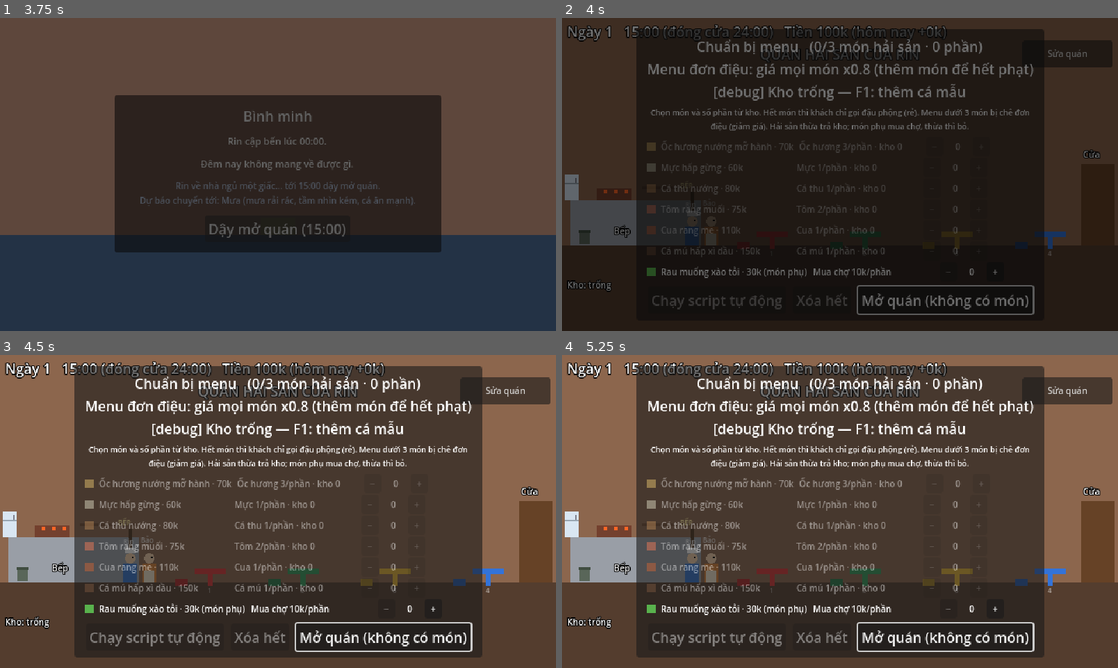
Above: before the commit, frames 1-4 (two rows, left to right).
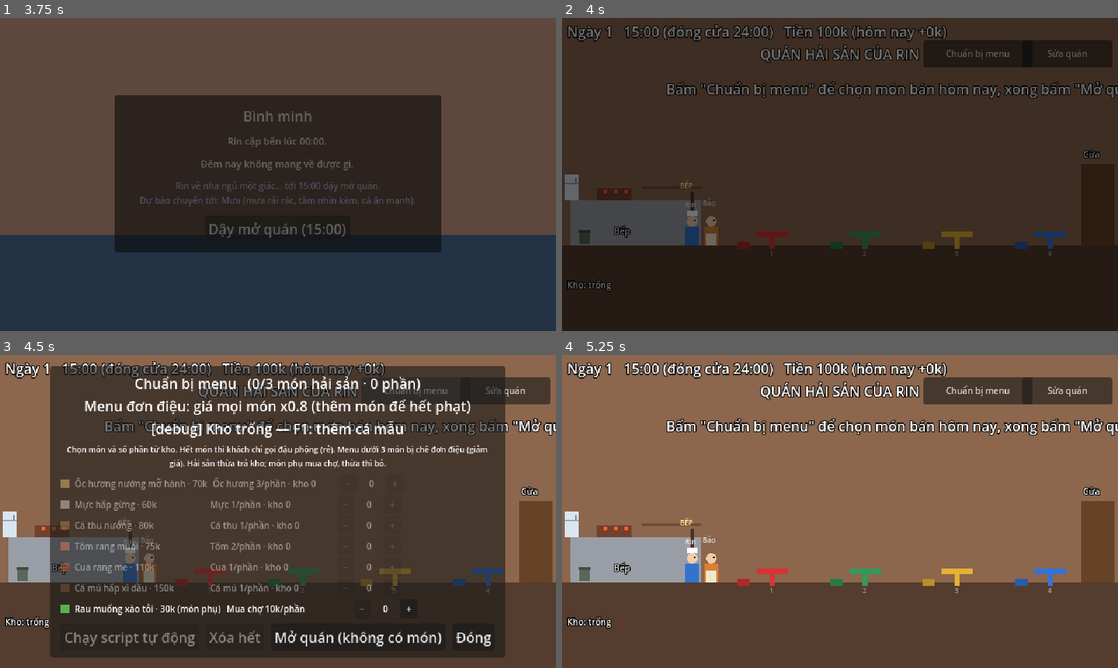
Above: after the commit, the same moments.

Repository: Th1nh2411/tide-then-table
Game: Godot game, scene res://scenes/main_menu/main_menu.tscn
Same seed, same stepped clock (60 frames per second), same inputs: the game is played once before the commit and once after it.
Inputs (mouse positions are in pixels of both pictures, inside the frame that each line leads up to):
- Up to frame 1 (3.75 s): click "Chơi mới" at 0.5 s; tap Enter at 1.25 s; move the mouse to (400, 158) at 1.27 s; hold D (turn_right) 1.28-2 s; hold Space (cast) 1.28-2 s; click (400, 158) at 1.42 s; click "Về nhà ngủ →" at 2 s; drag from (166, 190) to (250, 237) at 2.77 s; click "Dậy mở quán (15:00)" at 3.5 s
- Up to frame 2 (4 s): no input
- Up to frame 3 (4.5 s): click (417, 392) at 4.25 s, where only the run after the commit has a clickable "Chuẩn bị menu"
- Up to frame 4 (5.25 s): click (1034, 636) at 5 s, where only the run after the commit has a clickable "Đóng"

Frame 1 is identical in both runs. In frame 2, 47% of the frame differs, in the area x 13-100%, y 3-95%; in frame 3, 17%; in frame 4, 66%, in the area x 13-100%, y 3-97%.

Commit message:
feat(restaurant): pinned "Chuẩn bị menu" button instead of forcing the menu panel; panel gets a close button

Diff:
--- a/scenes/restaurant/menu_setup_panel.gd
+++ b/scenes/restaurant/menu_setup_panel.gd
@@ -3,8 +3,11 @@
 ## Pre-shift menu builder (Dave the Diver style). One row per dish with
 ## +/- portion buttons. Seafood dishes need a free menu slot and enough
 ## ingredients in storage; market dishes (side dishes) need money instead.
+## Opened by the pinned "Chuẩn bị menu" button; "Đóng" hides it (the plan is
+## kept), "Mở quán" opens the shop.
 
 signal confirmed
+signal closed
 
 @export var font_size: int = 10
 @export var swatch_size: Vector2 = Vector2(10, 10)
@@ -40,6 +43,12 @@
 	_auto_button.pressed.connect(func() -> void: _plan.auto_fill(_menu.dishes, GameState.storage))
 	_clear_button.pressed.connect(func() -> void: _plan.clear(GameState.storage))
 	_open_button.pressed.connect(func() -> void: confirmed.emit())
+	var close_button := Button.new()
+	close_button.text = "Đóng"
+	close_button.pressed.connect(func() -> void:
+		hide()
+		closed.emit())
+	_open_button.add_sibling(close_button)
 	_refresh()
 	_open_button.grab_focus()
 
--- a/scenes/restaurant/restaurant_scene.gd
+++ b/scenes/restaurant/restaurant_scene.gd
@@ -48,6 +48,7 @@
 ## Regulars coming today (FishOrders.reserve_for_shift).
 var _regular_visits: Array[Dictionary] = []
 var _renovate_button: Button
+var _menu_button: Button
 var _tutorial: RestaurantTutorial
 var _sail_button: Button
 
@@ -73,6 +74,10 @@
 	_customers.customer_left_angry.connect(func() -> void: _left_angry += 1)
 	_customers.message_requested.connect(_show_message)
 	_next_day_button.pressed.connect(_on_continue_pressed)
+	_menu_button = _pin_button("Chuẩn bị menu", Rect2(416, 26, 108, 20))
+	_menu_button.pressed.connect(func() -> void:
+		_menu_panel.show()
+		_menu_panel.move_to_front())
 	_renovate_button = _pin_button("Sửa quán", Rect2(530, 26, 104, 20))
 	_renovate_button.pressed.connect(_open_renovation)
 	_renovation.finished.connect(_on_renovation_finished)
@@ -86,6 +91,7 @@
 	_tutorial.kitchen_view = _kitchen_view
 	add_child(_tutorial)
 	_tutorial.tip_requested.connect(func(text: String) -> void: _show_message(text, _tutorial.tip_seconds))
+	_tutorial.on_restaurant_ready.call_deferred()
 	(%RepairButton as RepairButton).repaired.connect(func(spent: int, fully: bool) -> void:
 		_show_message("Đã sửa thuyền: -%dk%s" % [spent, "" if fully else " (chưa đủ tiền sửa hết)"]))
 	_close_early_button.pressed.connect(func() -> void: _end_shift("Đóng quán sớm"))
@@ -105,7 +111,7 @@
 	_plan.changed.connect(_refresh_storage)
 	_menu_panel.setup(_plan, menu, fish_catalog, variety_multipliers)
 	_menu_panel.confirmed.connect(_open_shop)
-	_menu_panel.show()
+	_menu_panel.hide()  # opened with the pinned "Chuẩn bị menu" button
 	_time_left = get_shift_seconds()
 	_refresh_storage()
 
@@ -124,6 +130,7 @@
 	_shift_running = true
 	_close_early_button.show()
 	_renovate_button.hide()
+	_menu_button.hide()
 	_customers.start_shift(_plan, _variety_multiplier, _regular_visits)
 	_rin.active = true
 	_show_message("Quán mở cửa!")
@@ -304,7 +311,8 @@
 func _set_room_ui_visible(on: bool) -> void:
 	for node: CanvasItem in [$CustomerLayer, $Waiter, $RinWalker, $HUD]:
 		node.visible = on
-	_menu_panel.visible = on and not _shift_running and not _shift_over
+	_menu_panel.visible = false
+	_menu_button.visible = on and not _shift_running and not _shift_over
 	_sail_button.visible = on and _shift_over
 	_renovate_button.visible = on
 
--- a/scenes/restaurant/restaurant_tutorial.gd
+++ b/scenes/restaurant/restaurant_tutorial.gd
@@ -19,6 +19,12 @@
 func _ready() -> void:
 	if GameState.is_first_day():
 		_step = Step.WAIT_OPEN
+
+
+## Arrived at the restaurant (menu not prepared yet).
+func on_restaurant_ready() -> void:
+	if _step == Step.WAIT_OPEN:
+		tip_requested.emit("Bấm \"Chuẩn bị menu\" để chọn món bán hôm nay, xong bấm \"Mở quán\".")
 
 
 ## The shop just opened.
--- a/scenes/ui/help_panel.gd
+++ b/scenes/ui/help_panel.gd
@@ -33,7 +33,7 @@
 ĐIỂM GHÉ
   Lại gần chỗ có đèn (miếu, chòi, hải đăng, bè...) bấm E.""",
 	"""CHUẨN BỊ
-  Chọn món và số phần cho menu, rồi bấm "Mở quán".
+  Bấm "Chuẩn bị menu": chọn món và số phần, rồi "Mở quán" ("Đóng" để làm việc khác trước).
   Hết món thì khách chỉ gọi đậu phộng (rẻ). Menu dưới 3 món bị chê đơn điệu.
   Hải sản thừa trả về kho; rau mua chợ thừa thì bỏ.
 
Not shown, changed: CLAUDE.md
Not shown, changed: PLAN.md
